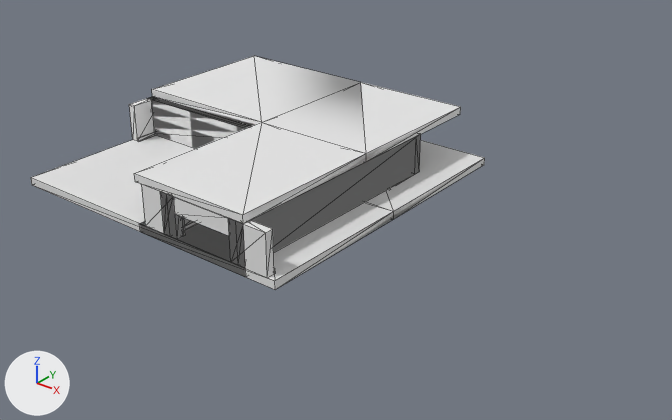
The FBX model Assets/Models/Rooms/GenericRoom4.fbx as it was, and as the next commit left it.
Camera for both pictures: a 50 mm camera at (0.64, -0.68, 0.46) aimed at (0.023, 0.091, -0.019). Lighting does not change. The marker at lower left points along +X, +Y and +Z. Mesh edges are drawn as thin lines. Where no turn or scale is listed for an object, it has been applied to the vertices.

The first picture shows 'GenericRoom4CollisionObject', 'GenericRoom4Object'.
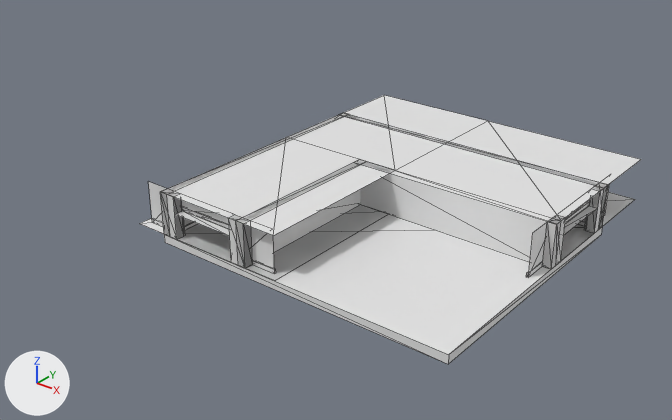
Pixel boxes [x1, y1, x2, y2] of what changed, in the pictures (672 x 420 px):
'GenericRoom4Object', deleted
    before: [129, 56, 485, 290]
    faces in mat_boundsmaterial (white #e7e7e7): [129, 56, 485, 290]
    faces in mat_concrete1 (white #e7e7e7): [138, 132, 484, 281]
    faces in mat_concrete0 (white #e7e7e7): [134, 100, 193, 239]
'GenericRoom4CollisionObject', turned, rescaled
    before: [31, 97, 246, 276]
    after: [160, 113, 608, 364]
'GenericRoom9Object', added
    after: [140, 95, 641, 281]
    faces in mat_concrete1 (white #e7e7e7): [140, 95, 641, 281]
    faces in mat_concrete0 (white #e7e7e7): [148, 181, 610, 277]

What changed in the scene script:
```text
Add me_genericroom9mesh_001:
    me_genericroom9mesh_001.from_pydata(...)  # 174 vertices, 178 faces; spans x -30.0..10.0, y -10.0..30.0, z 0.0..5.0
    # faces by material slot: [32, 146]
    me_genericroom9mesh_001.materials.append(mat_concrete0)  # white #e7e7e7
    me_genericroom9mesh_001.materials.append(mat_concrete1)  # white #e7e7e7
Change ob_genericroom4collisionobject:
    ob_genericroom4collisionobject.rotation_euler: (0.0, 0.0, 0.0) -> (-3.142, 0.0, 0.0)  # degrees (0, 0, 0) -> degrees (-180, 0, 0)
    ob_genericroom4collisionobject.scale: (0.01, 0.01, 0.01) -> (-0.01, -0.01, -0.01)
Remove ob_genericroom4object:
    ob_genericroom4object = bpy.data.objects.new('GenericRoom4Object', me_genericroom4mesh_001)
    ob_genericroom4object.location = (0.0, 0.0, 0.0)
Add ob_genericroom9object:
    ob_genericroom9object = bpy.data.objects.new('GenericRoom9Object', me_genericroom9mesh_001)
    ob_genericroom9object.location = (0.0, 0.0, 0.0)
    ob_genericroom9object.rotation_euler = (-3.142, 0.0, 0.0)  # degrees (-180, 0, 0)
    ob_genericroom9object.scale = (-0.01, -0.01, -0.01)
```
